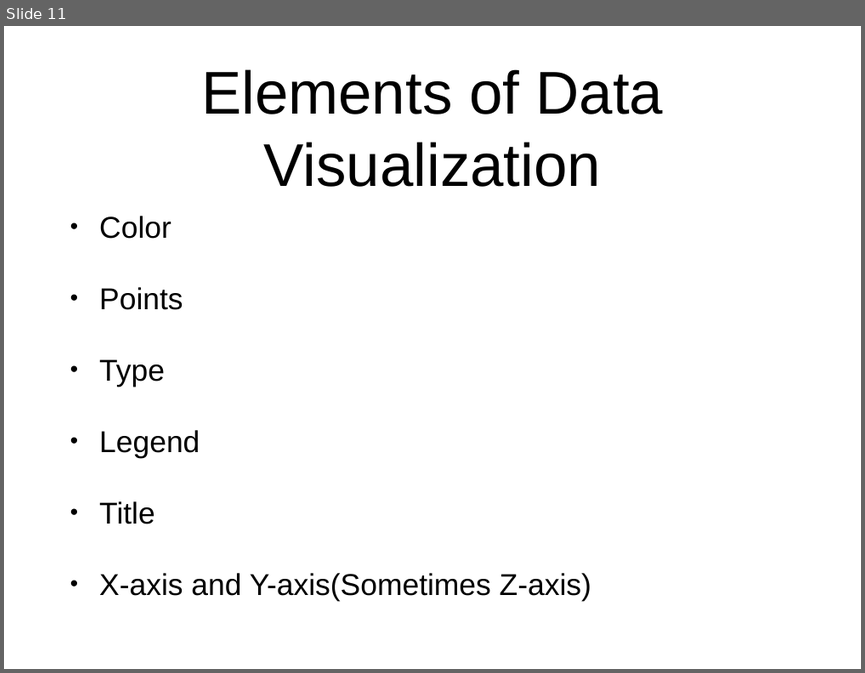
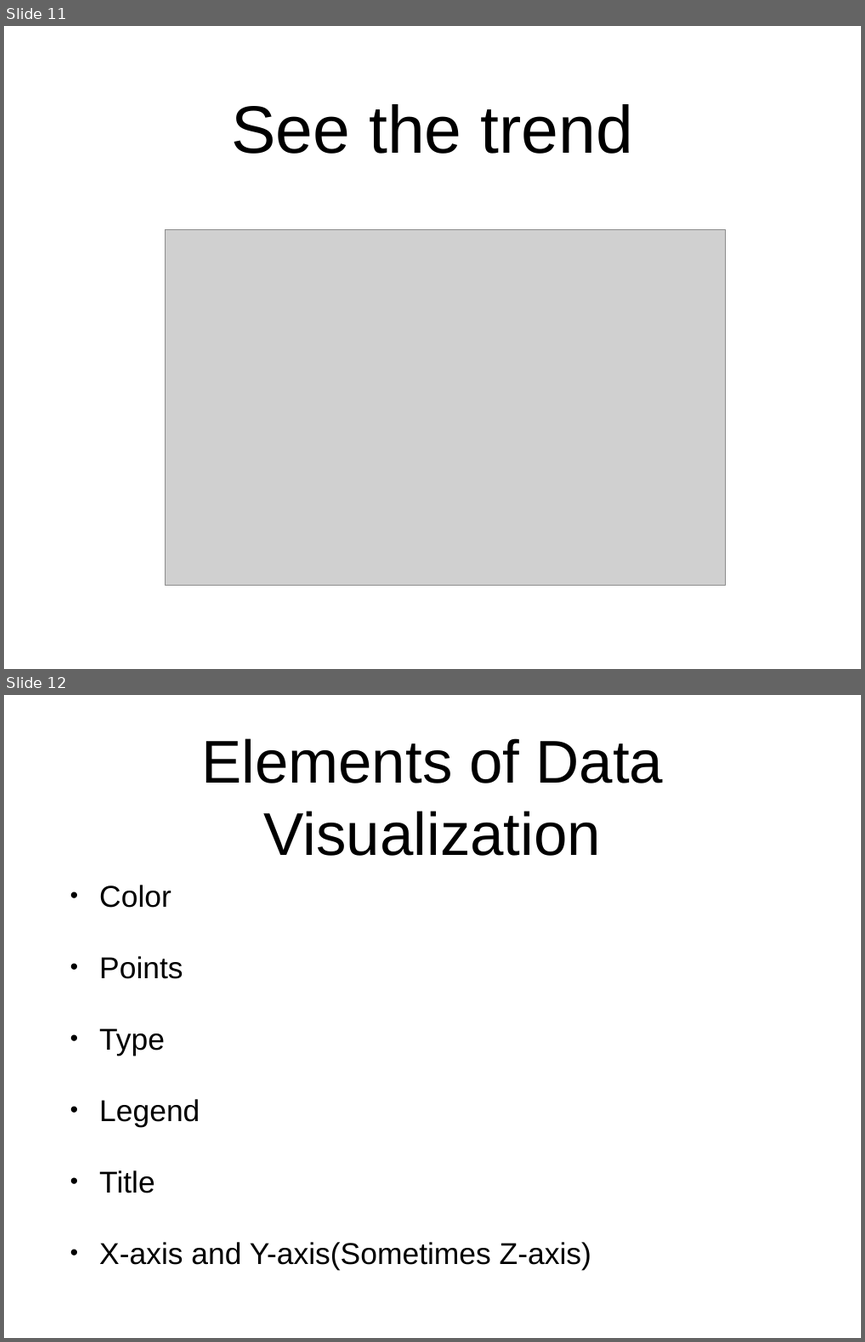
Before and after one commit to chenxu10/Kaggle_Benz, a slide deck: Lecture_Notes/2 Data Visualization/Lecture_1_Data_Visualization.pptx. Shown one above the other, each under a label of ours: slide 11 before the commit, slides 11 and 12 after it. The pictures are 865x673 and 865x1342 pixels, drawn with LibreOffice and Linux fonts; fonts in the diff are those of the drawing; grey boxes stand for pictures. Boxes give left, top, right and bottom in pixels: in the first picture for what was removed or moved away, otherwise in the second. Text is boxed around its words. In the diff, an @@ line names an element or a change of style, - is before the commit and + after.

```diff
--- a/Lecture_Notes/2 Data Visualization/Lecture_1_Data_Visualization.pptx
+++ b/Lecture_Notes/2 Data Visualization/Lecture_1_Data_Visualization.pptx
@@ slide 11 added at bbox=[4, 26, 861, 669], background #FFFFFF @@
@@ title added at bbox=[231, 104, 632, 154], 80 pt, text #000000 @@
+See the trend
@@ picture added at bbox=[165, 230, 725, 584] @@
@@ what was slide 11 is now slide 12 @@
```
Also in this commit, not shown: 1 slide changed, 4 other files.
